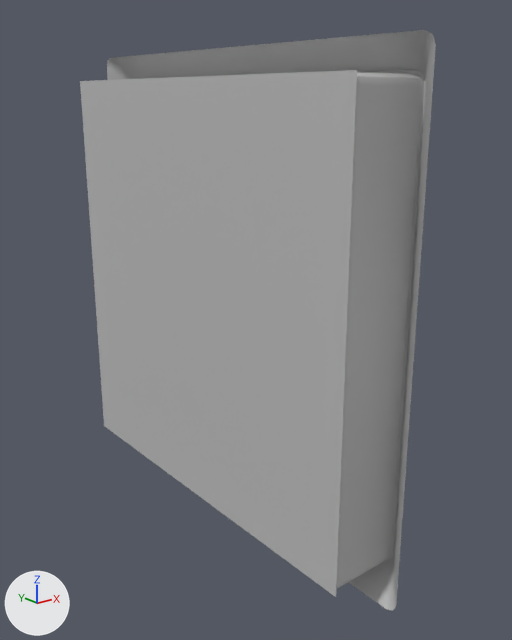
Two versions of the FBX model Decals and environment Test/Assets/Art/Assets/Office/Vent/Vent_geo.fbx, one commit apart.
Camera for both pictures: a 50 mm lens placed at (-0.0877, -0.1186, 0.0907), pointed at (0.0028, -0.0055, 0.0454). Every picture has the same lights, and +X, +Y and +Z are marked at lower left. Where no turn or scale is listed for an object, it has been applied to the vertices.

The older version as bpy lines, for what is in view:
```python
me_mesh = bpy.data.meshes.new('Mesh')
me_mesh.from_pydata(...)  # 584 vertices, 429 faces; spans x -0.0101..0.0067, y -0.05..0.05, z 0.0..0.1
me_mesh.materials.append(mat_lambert5)  # grey #bcbcbc
ob_vent_geo = bpy.data.objects.new('Vent_geo', me_mesh)
ob_vent_geo.location = (0.0, 0.0, 0.0)
```
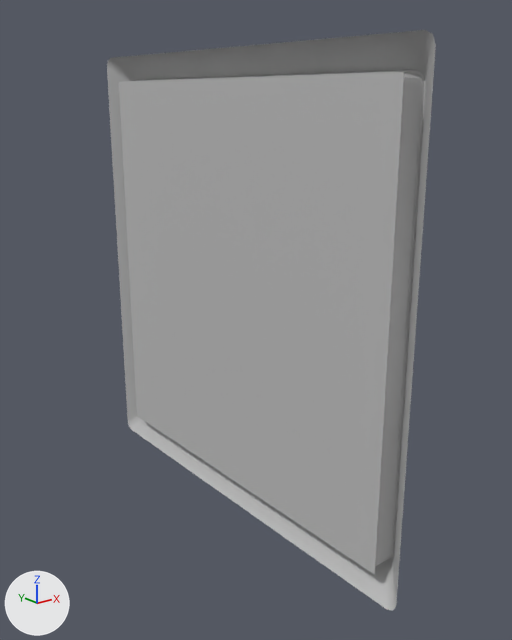
Location of each change, [x1, y1, x2, y2] in pixels of the pictures (512 x 640 px; the box of a moved part takes in the faces that stretch with it):
'Vent_geo', reshaped (8% narrower): before [80, 30, 436, 611]; after [107, 30, 436, 611]
part 1 of me_mesh, moved or reshaped: before [80, 70, 357, 597]; after [119, 72, 404, 575]
part 2 of me_mesh, moved or reshaped: before [336, 72, 422, 589]; after [375, 74, 422, 567]

Diff of the bpy script that builds the scene:
```diff
--- a/Decals and environment Test/Assets/Art/Assets/Office/Vent/Vent_geo.fbx.py
+++ b/Decals and environment Test/Assets/Art/Assets/Office/Vent/Vent_geo.fbx.py
@@ me_mesh @@
 me_mesh.from_pydata(...)  # 584 vertices, 429 faces; spans x -0.0101..0.0067, y -0.05..0.05, z 0.0..0.1
 # used by ob_vent_geo; location = (0.0, 0.0, 0.0)
+# me_mesh part 1: the loose piece of 4 vertices spanning x -0.0101, y -0.0444..0.0444, z 0.0056..0.0944 is moved by (0.0101, 0.0, 0.0)
+# me_mesh part 2: all 148 vertices in x -0.0098..-0.0081, y -0.0442..0.0442, z 0.0058..0.0942 are moved by (0.0101, 0.0, 0.0)
 me_mesh.materials.append(mat_lambert5)
```
